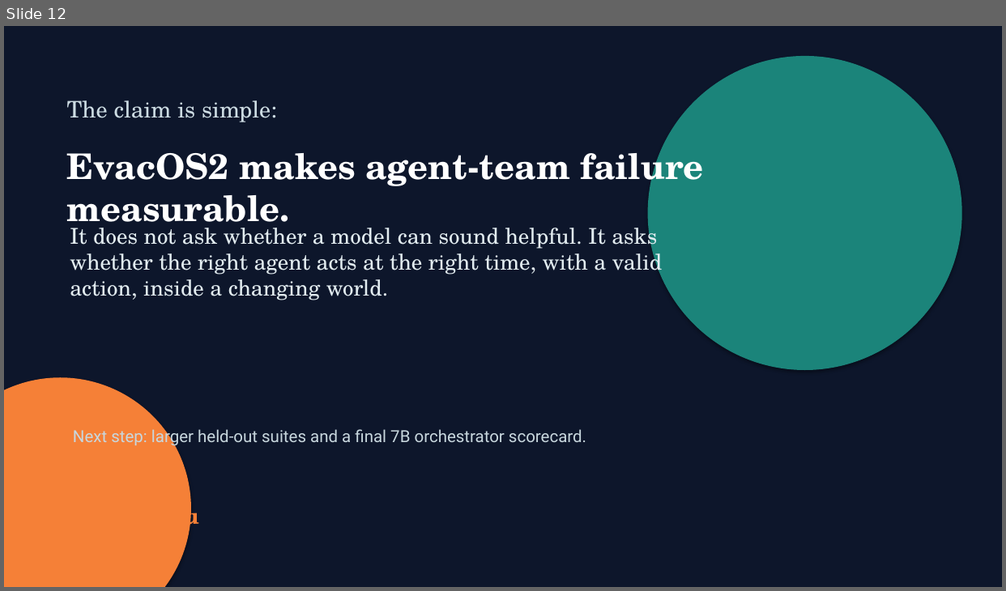
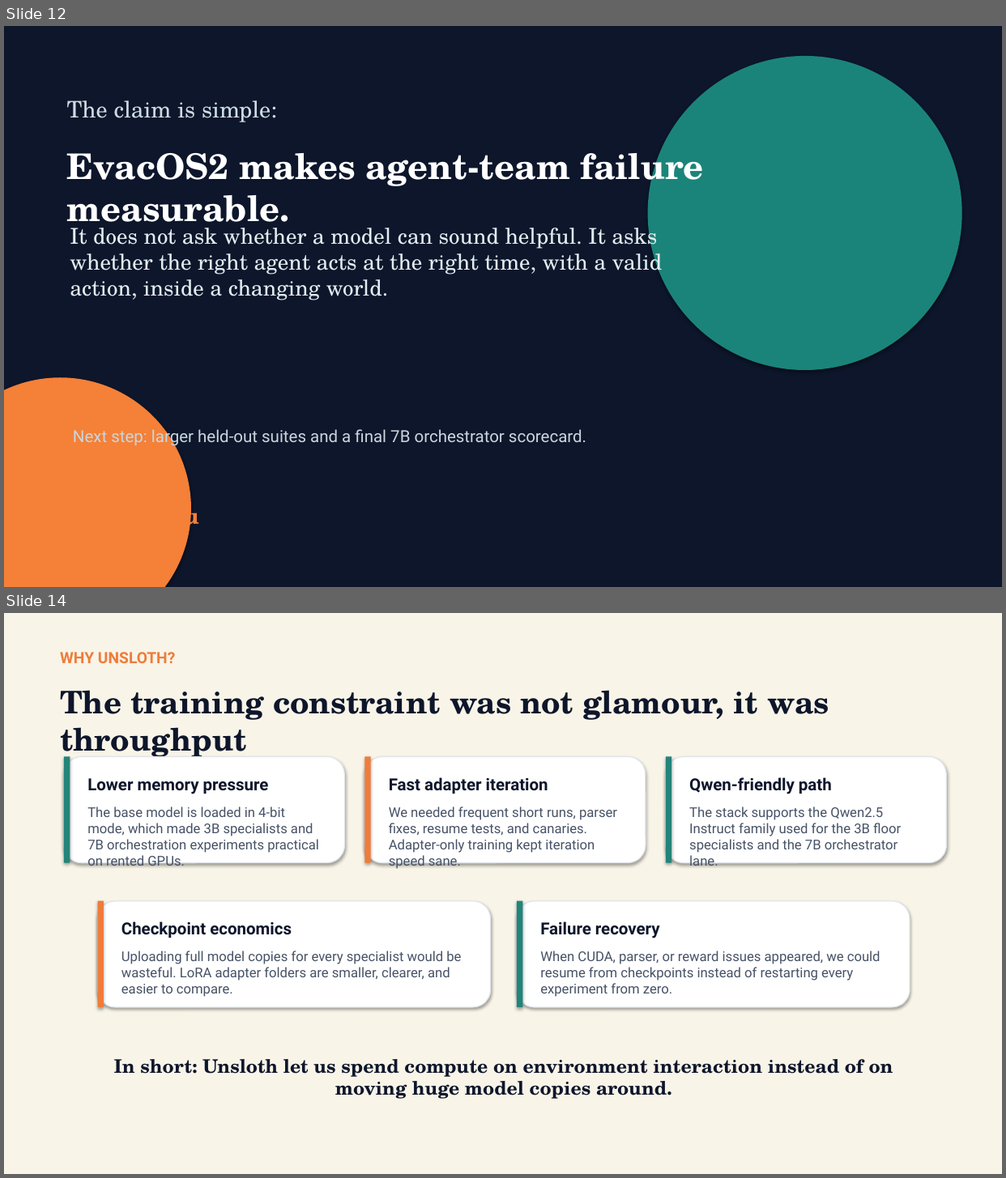
Before and after one commit to sai-shashankN/EvacOS2, a slide deck: deliverables/EvacOS2_presentation.pptx. Shown one above the other, each under a label of ours: slide 12 before the commit, slides 12 and 14 after it; the slides between them are not shown. The pictures are 1006x591 and 1006x1178 pixels, drawn with LibreOffice and Linux fonts; fonts in the diff are those of the drawing. Boxes give left, top, right and bottom in pixels: in the first picture for what was removed or moved away, otherwise in the second. Text is boxed around its words. In the diff, an @@ line names an element or a change of style, - is before the commit and + after.

Commit message:
Expand EvacOS2 presentation tech stack

```diff
--- a/deliverables/EvacOS2_presentation.pptx
+++ b/deliverables/EvacOS2_presentation.pptx
@@ slide 14 added at [4, 613, 1002, 1174], background #FFFFFF @@
@@ rectangle added at [4, 613, 1002, 1174], fill #F8F4E8 @@
@@ text added at [60, 652, 175, 663], 15 pt, text #EF7C3A, bold @@
+WHY UNSLOTH?
@@ text added at [60, 690, 829, 761], 30 pt, text #0E162B, bold @@
+The training constraint was not glamour, it was throughput
@@ rounded rectangle added at [64, 756, 345, 863], fill #FFFFFF, outline #E1E6EB 1 pt @@
@@ rectangle added at [64, 756, 70, 863], fill #23847A @@
@@ rounded rectangle added at [364, 756, 646, 863], fill #FFFFFF, outline #E1E6EB 1 pt @@
@@ rectangle added at [364, 756, 371, 863], fill #EF7C3A @@
@@ rounded rectangle added at [666, 756, 947, 863], fill #FFFFFF, outline #E1E6EB 1 pt @@
@@ rectangle added at [666, 756, 671, 863], fill #23847A @@
@@ text added at [87, 778, 269, 794], 16 pt, text #0E162B, bold @@
+Lower memory pressure
@@ text added at [389, 777, 548, 794], 16 pt, text #0E162B, bold @@
+Fast adapter iteration
@@ text added at [689, 777, 832, 794], 16 pt, text #0E162B, bold @@
+Qwen-friendly path
@@ text added at [87, 807, 319, 867], 13 pt, text #465266 @@
+The base model is loaded in 4-bit mode, which made 3B specialists and 7B orchestration experiments practical on rented GPUs.
@@ text added at [389, 807, 617, 869], 13 pt, text #465266 @@
+We needed frequent short runs, parser fixes, resume tests, and canaries. Adapter-only training kept iteration speed sane.
@@ text added at [689, 807, 901, 853], 13 pt, text #465266 @@
+The stack supports the Qwen2.5 Instruct family used for the 3B floor specialists and the 7B orchestrator lane.
@@ rounded rectangle added at [98, 901, 491, 1007], fill #FFFFFF, outline #E1E6EB 1 pt @@
@@ rectangle added at [98, 901, 104, 1007], fill #EF7C3A @@
@@ rounded rectangle added at [517, 901, 910, 1007], fill #FFFFFF, outline #E1E6EB 1 pt @@
@@ rectangle added at [517, 901, 522, 1007], fill #23847A @@
@@ text added at [121, 922, 292, 939], 16 pt, text #0E162B, bold @@
+Checkpoint economics
@@ text added at [540, 922, 660, 939], 16 pt, text #0E162B, bold @@
+Failure recovery
@@ text added at [121, 951, 461, 997], 13 pt, text #465266 @@
+Uploading full model copies for every specialist would be wasteful. LoRA adapter folders are smaller, clearer, and easier to compare.
@@ text added at [540, 951, 880, 997], 13 pt, text #465266 @@
+When CUDA, parser, or reward issues appeared, we could resume from checkpoints instead of restarting every experiment from zero.
@@ text added at [114, 1059, 893, 1099], 18 pt, text #0E162B, bold @@
+In short: Unsloth let us spend compute on environment interaction instead of on moving huge model copies around.
```
Also in this commit, not shown: 3 other slides added, 1 other file.
